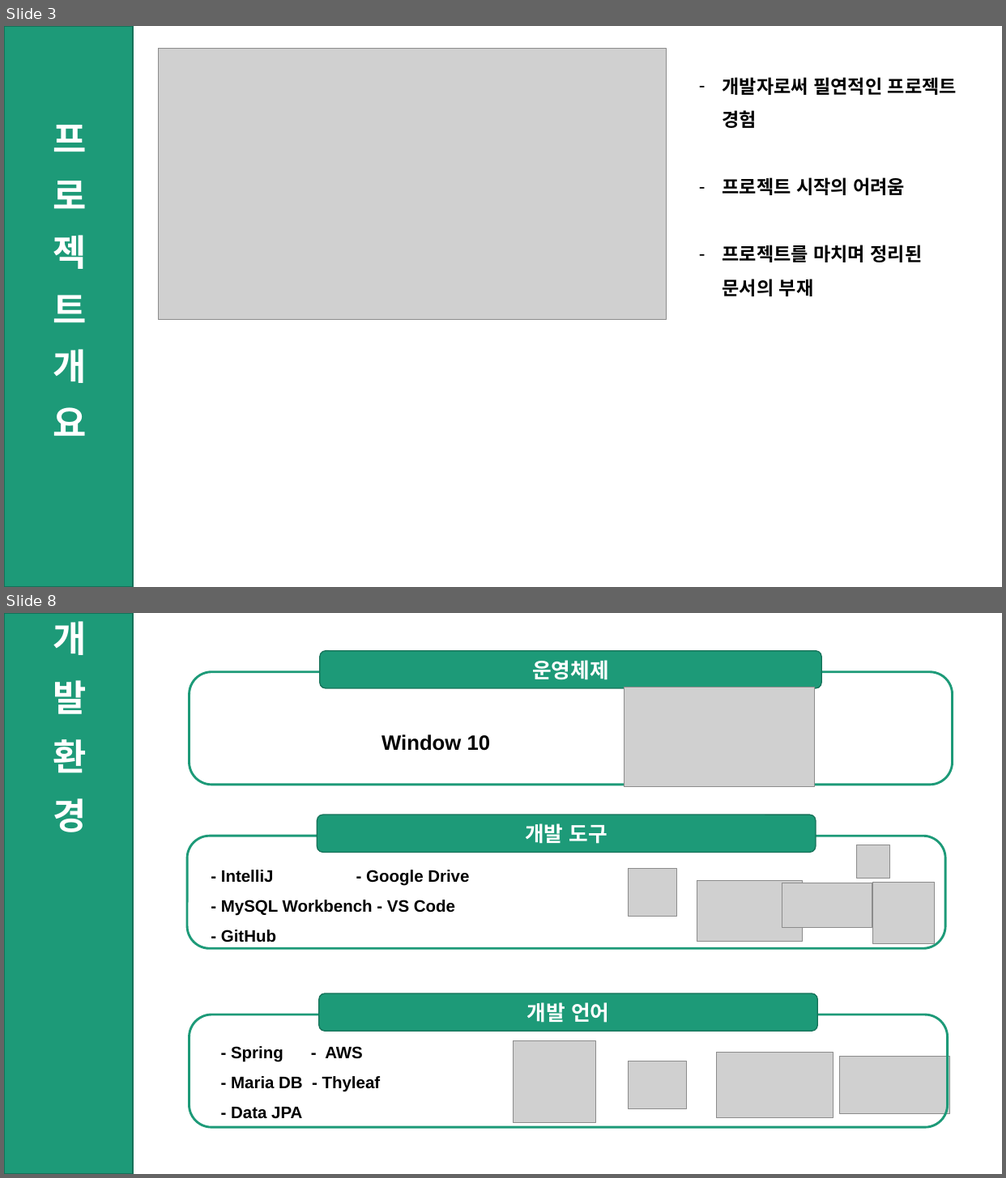
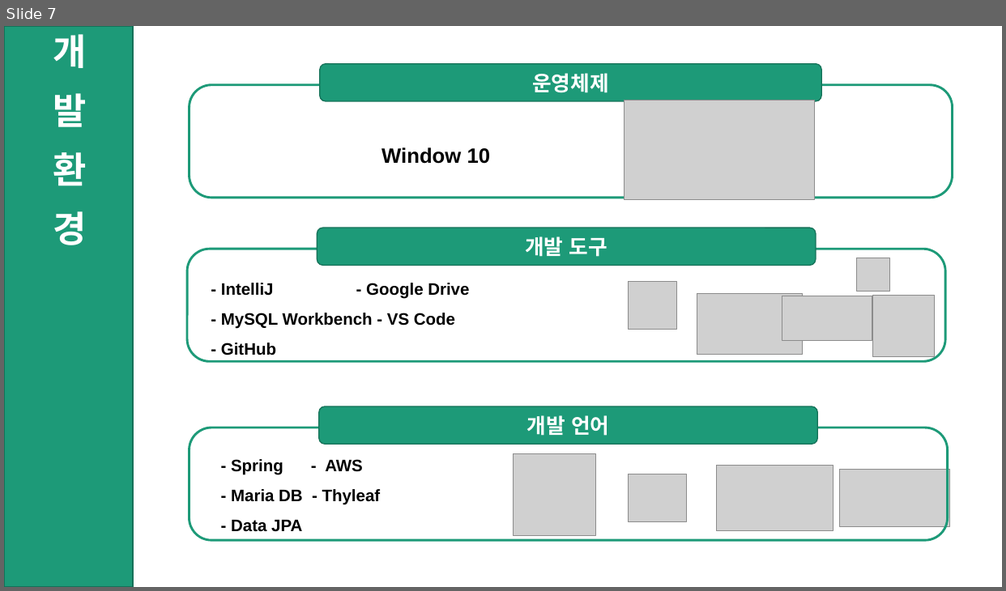
Before and after one commit to ShinHyeonSeong/Final, a slide deck: 기획 UI/A조 프로토타입 발표.pptx. Shown one above the other, each under a label of ours: slides 3 and 8 before the commit, slide 7 after it; the slides between them are not shown. The pictures are 1006x1178 and 1006x591 pixels, drawn with LibreOffice and Linux fonts; fonts in the diff are those of the drawing; grey boxes stand for pictures. Boxes give left, top, right and bottom in pixels: in the first picture for what was removed or moved away, otherwise in the second. Text is boxed around its words. In the diff, an @@ line names an element or a change of style, - is before the commit and + after.

```diff
--- a/기획 UI/A조 프로토타입 발표.pptx
+++ b/기획 UI/A조 프로토타입 발표.pptx
@@ slide 3 removed at [4,26,1002,587], background #FFFFFF @@
@@ rectangle removed at [4,26,133,587] @@
@@ picture removed at [158,48,666,319] @@
@@ text removed at [722,77,957,297] @@
-– 개발자로써 필연적인 프로젝트 경험
-– 프로젝트 시작의 어려움
-– 프로젝트를 마치며 정리된 문서의 부재
@@ text removed at [53,125,86,436] @@
-프 로 젝 트 개 요
@@ what was slide 8 is now slide 7 @@
```
Also in this commit, not shown: 6 slides changed, 7 other files.
